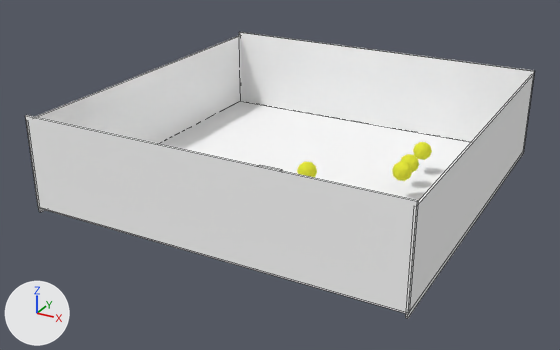
A saved change to the Blender file game folder/game.blend.
Camera for both pictures: a camera (50 mm lens) standing at (15.48, -30.25, 15.25) and looking at (-0.56, -1.1, 0.67). Arrows for +X, +Y and +Z are at lower left; the lights stay in place. Mesh edges are drawn as thin lines on the coarser meshes.
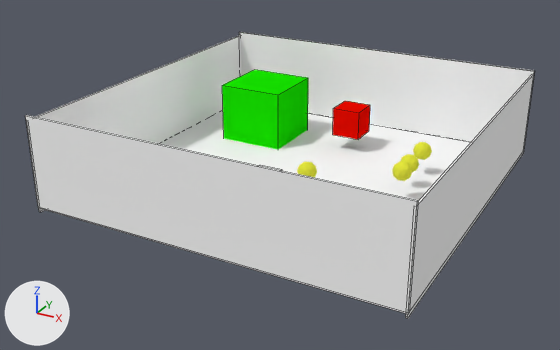
Changed parts and their boxes (x1, y1, x2, y2) in the pictures (560 x 350 px):
'Health', added (green)
    after: (222, 70, 308, 149)
'Damage', added (red)
    after: (333, 101, 370, 139)

The edits, one by one:
Material 'Material.001' (mat_material_001) is new.
Its base color is (0.8, 0.00335, 0.0) (red #e70b00).
Material 'Material.002' (mat_material_002) is new.
Its base color is (0.00857, 0.8, 0.0) (green #17e700).
Mesh me_cube is new.
It is a box spanning x -1.0..1.0, y -1.0..1.0, z -1.0..1.0.
It uses material mat_material_001 (red #e70b00).
Mesh me_cube_002 is new.
It is a box spanning x -1.0..1.0, y -1.0..1.0, z -1.0..1.0.
It uses material mat_material_002 (green #17e700).
Object 'Damage' (ob_damage) is new; it shows me_cube.
Its location is (0.51, 4.58, 1.81).
Its scale is (0.711, 0.711, 0.711).
Object 'Health' (ob_health) is new; it shows me_cube_002.
Its location is (-4.26, 4.09, 1.62).
Its scale is (1.67, 1.67, 1.67).
